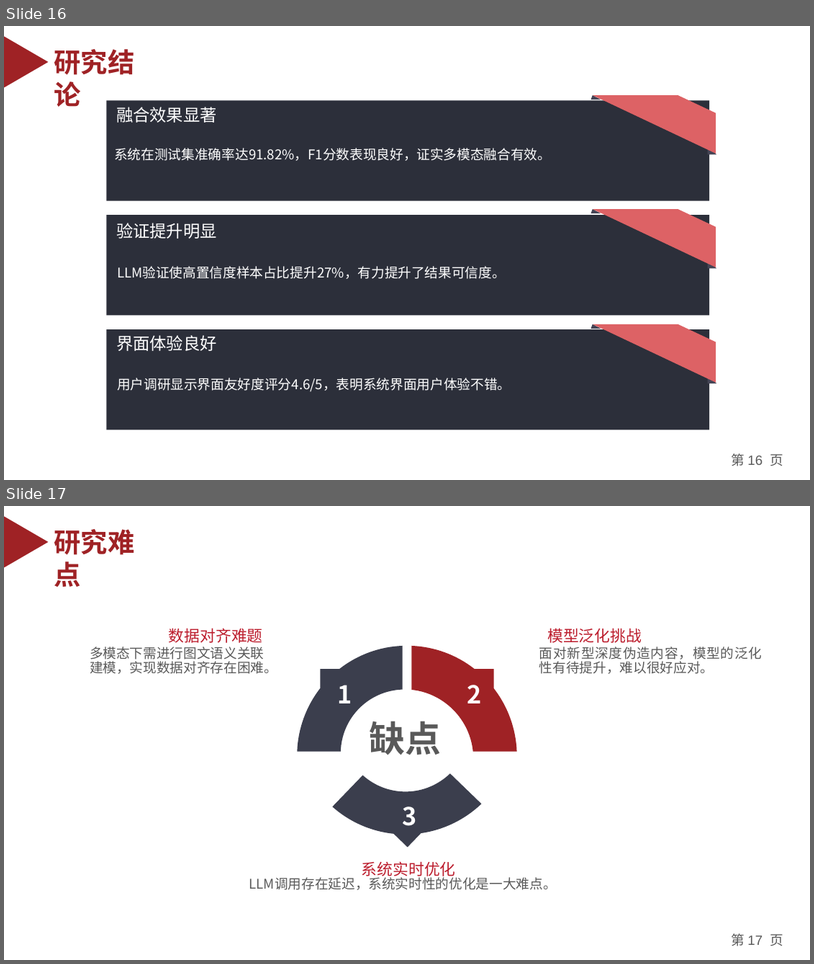
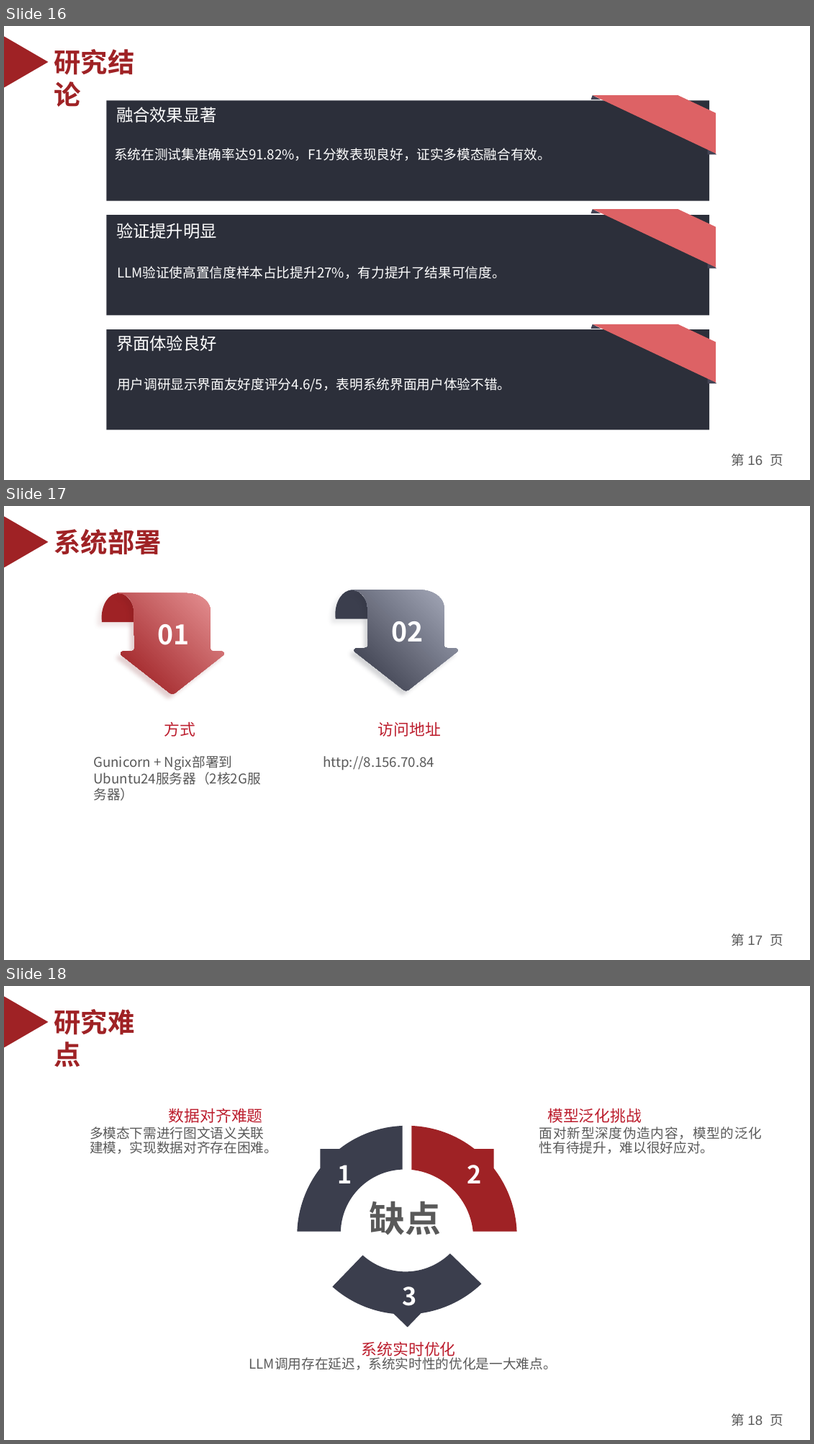
Before and after one commit to LinChiQ/MM-DFD, a slide deck: papers/202110415104 蒋学琛 基于多模态深度学习的社交媒体虚假新闻检测.docx.pptx. Shown one above the other, each under a label of ours: slides 16 and 17 before the commit, slides 16, 17 and 18 after it. The pictures are 814x964 and 814x1444 pixels, drawn with LibreOffice and Linux fonts; fonts in the diff are those of the drawing. Boxes give left, top, right and bottom in pixels: in the first picture for what was removed or moved away, otherwise in the second. Text is boxed around its words. In the diff, an @@ line names an element or a change of style, - is before the commit and + after.

```diff
--- a/papers/202110415104 蒋学琛 基于多模态深度学习的社交媒体虚假新闻检测.docx.pptx
+++ b/papers/202110415104 蒋学琛 基于多模态深度学习的社交媒体虚假新闻检测.docx.pptx
@@ slide 17 added at [4, 506, 810, 960], background #FFFFFF; not listed: 1 template element that a slide beside it also shows @@
@@ triangle added at [5, 516, 49, 568], fill #9F2225 @@
@@ text added at [54, 529, 162, 555], 24 pt, text #9F2225, bold @@
+系统部署
@@ freeform shape added at [335, 590, 369, 619], fill #3B3E4D @@
@@ freeform shape added at [351, 590, 458, 690], fill gradient #AAAEBE to #3B3E4D, 24 pt, text #FFFFFF, bold @@
+02
@@ freeform shape added at [102, 593, 136, 622], fill #9F2225 @@
@@ freeform shape added at [117, 593, 224, 694], fill gradient #E99799 to #9F2225, 24 pt, text #FFFFFF, bold @@
+01
@@ text added at [165, 721, 196, 736], 14 pt, text gradient #BC1D2D to #E0522E @@
+方式
@@ text added at [378, 721, 441, 736], 14 pt, text gradient #BC1D2D to #E0522E @@
+访问地址
@@ text added at [93, 756, 151, 767], 12 pt, text #595959 @@
+Gunicorn + Ngix部署到Ubuntu24服务器（2核2G服务器）
@@ text added at [323, 756, 435, 770], 12 pt, text #595959 @@
+http://8.156.70.84
@@ what was slide 17 is now slide 18 @@
@@ page number at [732, 1413, 784, 1426]: text changed @@
-第 17 页
+第 18 页
```
Also in this commit, not shown: 1 slide changed, 1 slide removed, 17 other files.
